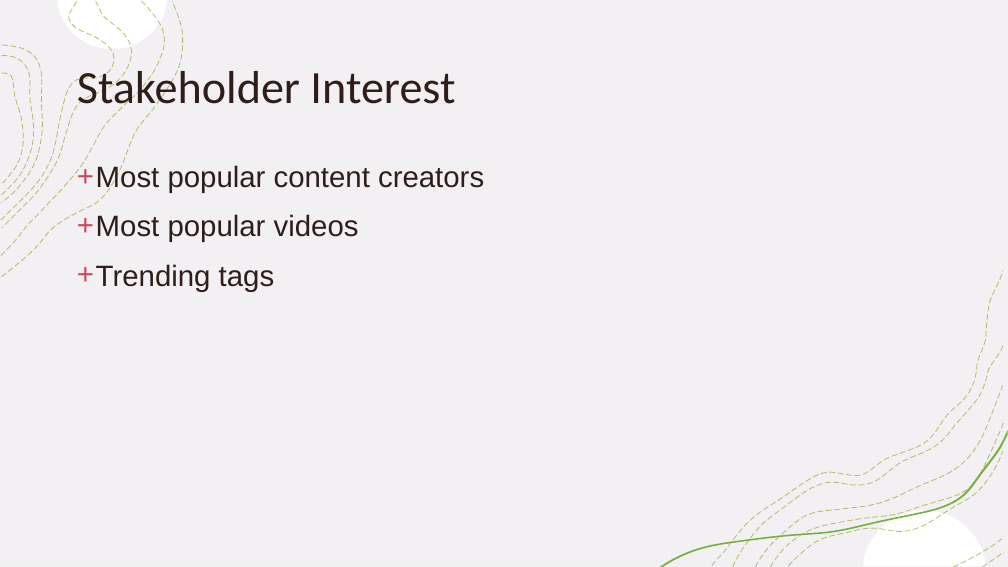
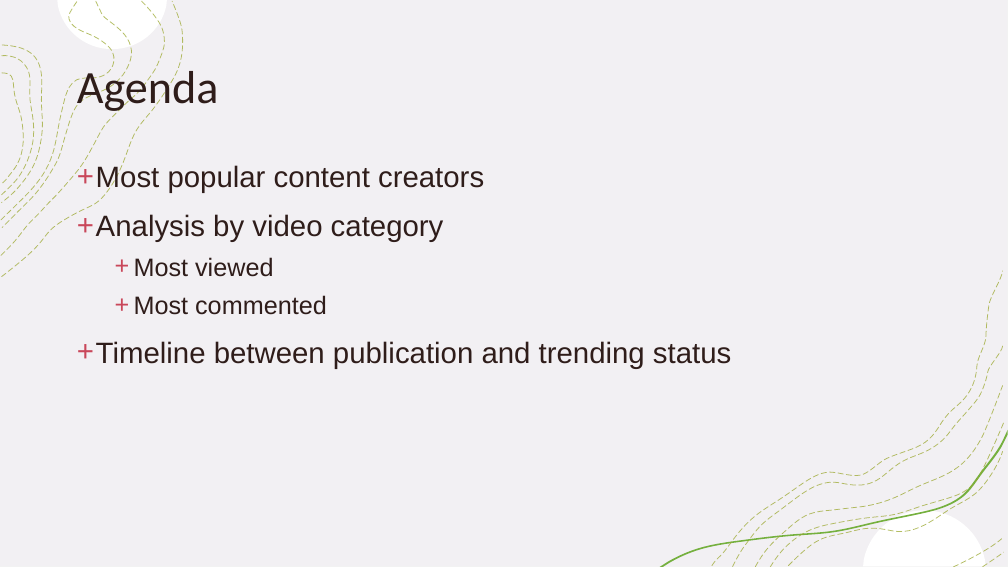
Before and after one commit to tralinde/tralinde_EDA_group_presentation, a slide deck: slide 3 of ppt/Youtube Analytics from 2011 in the U.pptx (slide 2 before the commit). Drawn at 1008x567 pixels with LibreOffice and Linux fonts; fonts in the diff are those of the drawing. Boxes give left, top, right and bottom in pixels: in the first picture for what was removed or moved away, otherwise in the second. Text is boxed around its words. In the diff, an @@ line names an element or a change of style, - is before the commit and + after.

Commit message:
powerpoint updated

```diff
--- a/ppt/Youtube Analytics from 2011 in the U.pptx
+++ b/ppt/Youtube Analytics from 2011 in the U.pptx
@@ title at (x1=77, y1=64, x2=219, y2=114): text changed @@
-Stakeholder Interest
+Agenda
@@ text at (x1=96, y1=214, x2=731, y2=369): text changed @@
-+ Most popular videos
-+ Trending tags
++ Analysis by video category
+  + Most viewed
+  + Most commented
++ Timeline between publication and trending status
```
Also in this commit, not shown: 1 other slide changed, 6 slides added.
